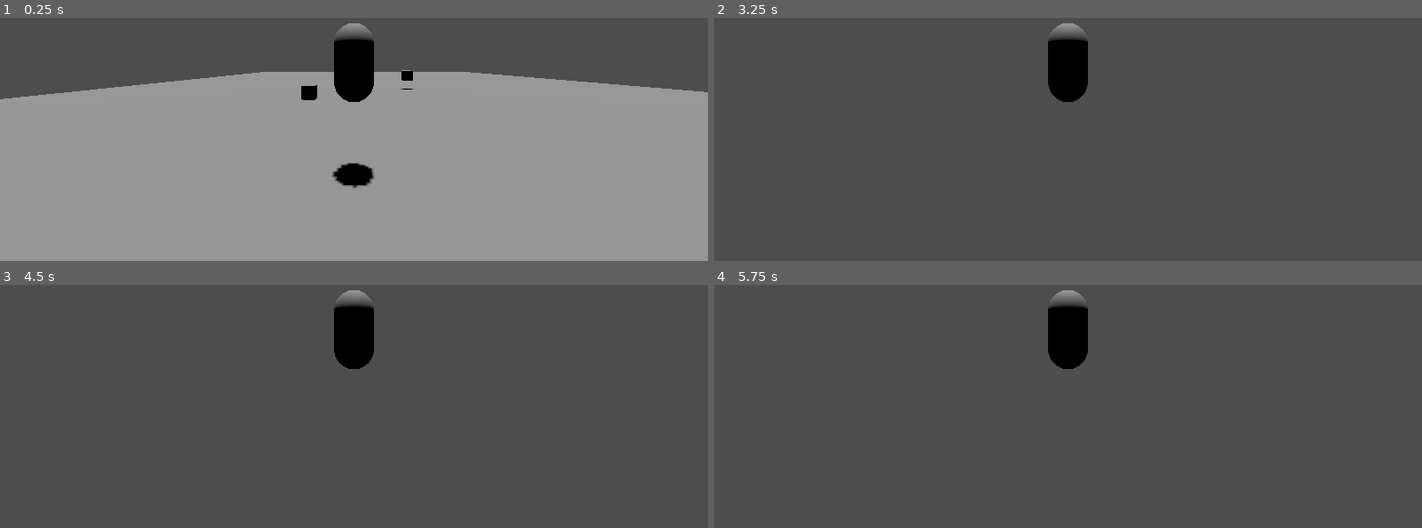
Above: before the commit, frames 1-4 (two rows, left to right).
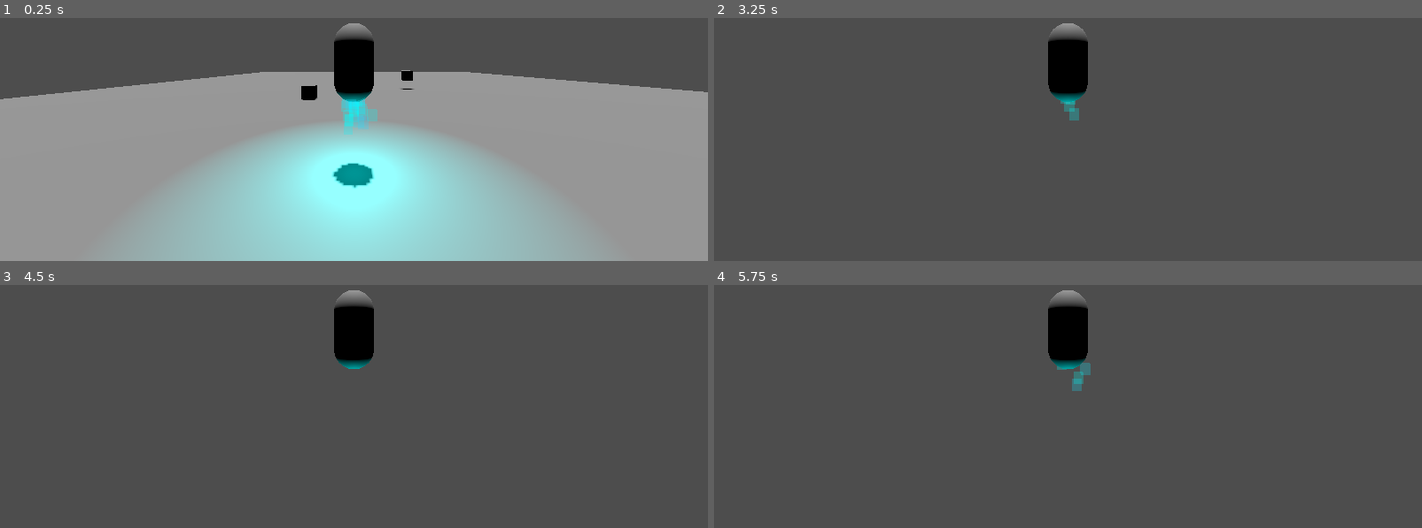
Above: after the commit, the same moments.

Repository: GameDevWeek-2023/ON_VeilBreak
Game: Godot game, scene res://Base.tscn
Same seed, same stepped clock (60 frames per second), same inputs: the game is played once before the commit and once after it.
Inputs (mouse positions are in pixels of both pictures, inside the frame that each line leads up to):
- Up to frame 1 (0.25 s): no input
- Up to frame 2 (3.25 s): move the mouse to (1103, 61) at 0.52 s; hold W (move_forward) from 0.53 s (still down); move the mouse to (1032, 64) at 1.27 s; move the mouse to (1082, 54) at 2.02 s; move the mouse to (1060, 69) at 2.77 s
- Up to frame 3 (4.5 s): keep holding W (move_forward); tap Enter at 3.5 s; move the mouse to (403, 333) at 3.52 s; tap Space at 4.25 s; move the mouse to (297, 323) at 4.27 s
- Up to frame 4 (5.75 s): keep holding W (move_forward); tap Enter at 5 s; move the mouse to (1075, 328) at 5.02 s

The runs differ from the first frame. In frame 1, 25% of the frame differs, in the area x 21-80%, y 29-100%; in frame 2, 0.3%; in frame 3, 0.1%; in frame 4, 0.3%.

Commit message:
Merged robot model

Diff:
--- a/player/player.tscn
+++ b/player/player.tscn
@@ -1,6 +1,7 @@
-[gd_scene load_steps=5 format=3 uid="uid://db1x4h4bapiib"]
+[gd_scene load_steps=6 format=3 uid="uid://b5f8vlhw2s536"]
 
-[ext_resource type="PackedScene" uid="uid://cpws260t447t5" path="res://player/player_camara.tscn" id="2_et1dp"]
+[ext_resource type="PackedScene" uid="uid://dgigrr45bnbok" path="res://particles/thruster_exhaust.tscn" id="2_buvre"]
+[ext_resource type="PackedScene" uid="uid://2o2qqoeya0t7" path="res://player/player_camara.tscn" id="2_et1dp"]
 [ext_resource type="PackedScene" uid="uid://rtm3dqafifby" path="res://player/movement.tscn" id="2_v5qm3"]
 
 [sub_resource type="CapsuleShape3D" id="CapsuleShape3D_2ioct"]
@@ -22,4 +23,7 @@
 mesh = SubResource("CapsuleMesh_ghyiv")
 skeleton = NodePath("../../../..")
 
+[node name="thruster_exhaust" parent="pivot/MeshInstance3D" instance=ExtResource("2_buvre")]
+transform = Transform3D(1, 0, 0, 0, 1, 0, 0, 0, 1, 0, -1, 0)
+
 [node name="player_camara" parent="." instance=ExtResource("2_et1dp")]
Not shown: 1 places in Base.tscn that only renumber resources
Not shown, added: models/robot.blend.import
Not shown: 1 places in player/player_camara.tscn that only renumber resources
